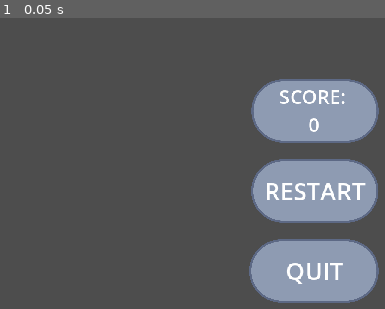
Above: before the commit, frame 1.
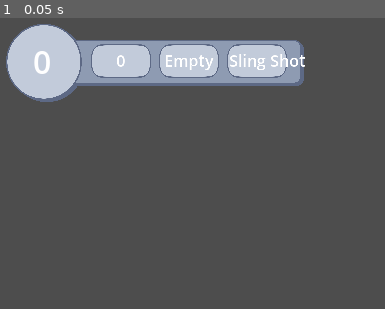
Above: after the commit, the same moment.

Repository: deckerous/crab-x
Game: Godot game, scene res://UI/ui.tscn
The game is run twice, just before and just after one commit, with the same random seed, the same clock (stepped at 60 frames per second) and the same inputs. The project has no main scene, so this scene is started directly.
Inputs:
- Up to frame 1 (0.05 s): no input

The runs differ from the first frame. In frame 1, 33% of the frame differs, in the area x 1-99%, y 2-98%.
Error before the commit: Invalid assignment of property or key 'text' with value of type 'String' on a base object of type 'Node2D'. (res://UI/ui.gd:11)

Commit message:
added hud ui

Diff:
--- a/UI/ui.gd
+++ b/UI/ui.gd
@@ -2,18 +2,50 @@
 
 class_name ui
 signal game_started
+
+var total_coins = 0
+var crabs = 0
+var equipped_item = "Empty"
+var equipped_weapon = "Sling Shot"
 var game_score = 0
 
 @onready var during_game_screen = $during_game_screen
 @onready var end_of_game_screen = $end_of_game_screen
+@onready var pause_menu_screen = $pause_menu_screen
+
+# Get references to individual labels
+@onready var crabs_label = $during_game_screen/crabs_label
+@onready var coins_label = $during_game_screen/coins_label
+@onready var item_label = $during_game_screen/item_label
+@onready var weapon_label = $during_game_screen/weapon_label
+
 
 func _ready() -> void:
-	$during_game_screen.text = "%d" % 0
+	update_during_game_ui() # Initialize the UI
 
-func update_points(points: int):
-	game_score = points
+func update_crabs(count: int):
+	crabs = count
+	update_during_game_ui()
 
-func on_game_over():
+func update_coins(coins: int):
+	total_coins = coins
+	update_during_game_ui()
+
+func update_item(item: String): # Type hint for item
+	equipped_item = item
+	update_during_game_ui()
+
+func update_weapon(weapon: String): # Type hint for weapon
+	equipped_weapon = weapon
+	update_during_game_ui()
+
+func update_during_game_ui():
+	crabs_label.text = "%d" % crabs
+	coins_label.text = "%d" % total_coins
+	item_label.text = equipped_item # No need for formatting here
+	weapon_label.text = equipped_weapon # No need for formatting here
+
+func _on_game_over():
 	during_game_screen.visible = false
 	end_of_game_screen.visible = true
 	$end_of_game_screen/end_of_game_score_display/score_output.text = "%d" % game_score
--- a/UI/ui.tscn
+++ b/UI/ui.tscn
@@ -1,12 +1,15 @@
-[gd_scene load_steps=3 format=3 uid="uid://bchgounswh1og"]
+[gd_scene load_steps=5 format=3 uid="uid://bchgounswh1og"]
 
 [ext_resource type="Script" path="res://UI/ui.gd" id="1_disjy"]
 [ext_resource type="Texture2D" uid="uid://b74oqqvpa4ieo" path="res://Assets/UI/button.png" id="2_u2yvy"]
+[ext_resource type="Texture2D" uid="uid://xedb0ehcyxb2" path="res://Assets/UI/stats_bar.png" id="3_1rnps"]
+[ext_resource type="Texture2D" uid="uid://bgwyesutoji48" path="res://Assets/UI/stat_box.png" id="4_4snfw"]
 
 [node name="ui" type="CanvasLayer"]
 script = ExtResource("1_disjy")
 
 [node name="end_of_game_screen" type="Node2D" parent="."]
+visible = false
 
 [node name="restart_button" type="Button" parent="end_of_game_screen"]
 self_modulate = Color(1, 1, 1, 0)
@@ -15,12 +18,12 @@
 offset_right = 192.0
 offset_bottom = 104.0
 
-[node name="Sprite2D" type="Sprite2D" parent="end_of_game_screen/restart_button"]
+[node name="restart_button" type="Sprite2D" parent="end_of_game_screen/restart_button"]
 position = Vector2(29.9, 16)
 scale = Vector2(0.0549828, 0.0540541)
 texture = ExtResource("2_u2yvy")
 
-[node name="restart" type="Label" parent="end_of_game_screen/restart_button"]
+[node name="restart_label" type="Label" parent="end_of_game_screen/restart_button"]
 offset_left = -2.0
 offset_right = 84.0
 offset_bottom = 43.0
@@ -37,12 +40,12 @@
 offset_right = 192.0
 offset_bottom = 144.0
 
-[node name="Sprite2D" type="Sprite2D" parent="end_of_game_screen/quit_button"]
+[node name="quit_button" type="Sprite2D" parent="end_of_game_screen/quit_button"]
 position = Vector2(31.45, 16)
 scale = Vector2(0.0559278, 0.054054)
 texture = ExtResource("2_u2yvy")
 
-[node name="quit" type="Label" parent="end_of_game_screen/quit_button"]
+[node name="quit_label" type="Label" parent="end_of_game_screen/quit_button"]
 offset_right = 85.0
 offset_bottom = 43.0
 scale = Vector2(0.75, 0.75)
@@ -53,12 +56,12 @@
 
 [node name="end_of_game_score_display" type="Node2D" parent="end_of_game_screen"]
 
-[node name="Sprite2D" type="Sprite2D" parent="end_of_game_screen/end_of_game_score_display"]
+[node name="score_box" type="Sprite2D" parent="end_of_game_screen/end_of_game_score_display"]
 position = Vector2(160, 48)
 scale = Vector2(0.0549828, 0.0540541)
 texture = ExtResource("2_u2yvy")
 
-[node name="score_output" type="Label" parent="end_of_game_screen/end_of_game_score_display"]
+[node name="score_label" type="Label" parent="end_of_game_screen/end_of_game_score_display"]
 offset_left = 144.0
 offset_top = 48.0
 offset_right = 197.0
@@ -69,7 +72,7 @@
 horizontal_alignment = 1
 uppercase = true
 
-[node name="score" type="Label" parent="end_of_game_screen/end_of_game_score_display"]
+[node name="score_title_label" type="Label" parent="end_of_game_screen/end_of_game_score_display"]
 offset_left = 142.0
 offset_top = 34.0
 offset_right = 198.0
@@ -81,5 +84,75 @@
 
 [node name="during_game_screen" type="Node2D" parent="."]
 
+[node name="status_bar" type="Sprite2D" parent="during_game_screen"]
+position = Vector2(80, 24)
+scale = Vector2(0.0496667, 0.0499364)
+texture = ExtResource("3_1rnps")
+
+[node name="crabs_label" type="Label" parent="during_game_screen"]
+anchors_preset = -1
+anchor_left = -0.037
+anchor_top = -0.111
+anchor_right = -0.037
+anchor_bottom = -0.111
+offset_left = 8.0
+offset_top = 8.0
+offset_right = 41.0
+offset_bottom = 40.0
+text = "0"
+horizontal_alignment = 1
+vertical_alignment = 1
+autowrap_mode = 3
+
+[node name="coin_box" type="Sprite2D" parent="during_game_screen"]
+position = Vector2(63, 23)
+scale = Vector2(0.0277002, 0.0304542)
+texture = ExtResource("4_4snfw")
+
+[node name="item_box" type="Sprite2D" parent="during_game_screen"]
+position = Vector2(97, 23)
+scale = Vector2(0.0277002, 0.0304542)
+texture = ExtResource("4_4snfw")
+
+[node name="weapon_box" type="Sprite2D" parent="during_game_screen"]
+position = Vector2(131, 23)
+scale = Vector2(0.0277002, 0.0304542)
+texture = ExtResource("4_4snfw")
+
+[node name="coins_label" type="Label" parent="during_game_screen"]
+offset_left = 49.0
+offset_top = 15.0
+offset_right = 105.0
+offset_bottom = 47.0
+scale = Vector2(0.5, 0.5)
+text = "0"
+horizontal_alignment = 1
+vertical_alignment = 1
+
+[node name="item_label" type="Label" parent="during_game_screen"]
+offset_left = 83.0
+offset_top = 15.0
+offset_right = 139.0
+offset_bottom = 47.0
+scale = Vector2(0.5, 0.5)
+text = "empty"
+horizontal_alignment = 1
+vertical_alignment = 1
+
+[node name="weapon_label" type="Label" parent="during_game_screen"]
+offset_left = 117.0
+offset_top = 15.0
+offset_right = 173.0
+offset_bottom = 47.0
+scale = Vector2(0.5, 0.5)
+text = "empty
+"
+horizontal_alignment = 1
+vertical_alignment = 1
+
+[node name="main_menu_screen" type="Node2D" parent="."]
+
+[node name="pause_menu_screen" type="Node2D" parent="."]
+
 [connection signal="pressed" from="end_of_game_screen/restart_button" to="." method="_on_restart_button_pressed"]
 [connection signal="pressed" from="end_of_game_screen/quit_button" to="." method="_on_restart_button_pressed"]
Binary file added: Assets/UI/stat_box.png
Not shown, added: Assets/UI/stat_box.png.import
Binary file added: Assets/UI/stats_bar.png
Not shown, added: Assets/UI/stats_bar.png.import
